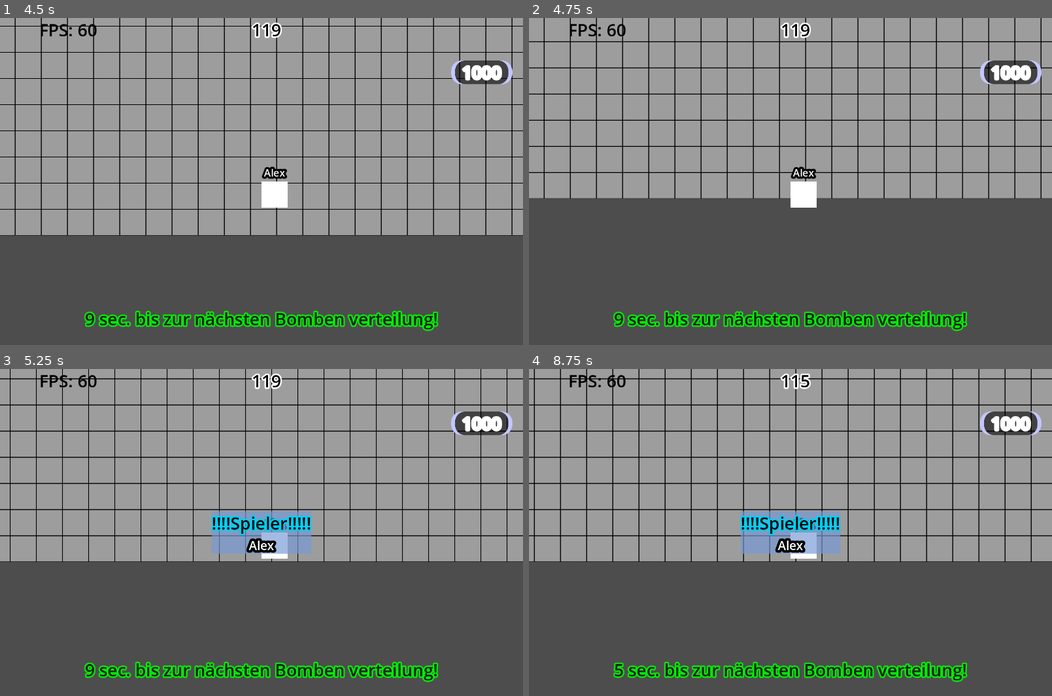
Above: before the commit, frames 1-4 (two rows, left to right).
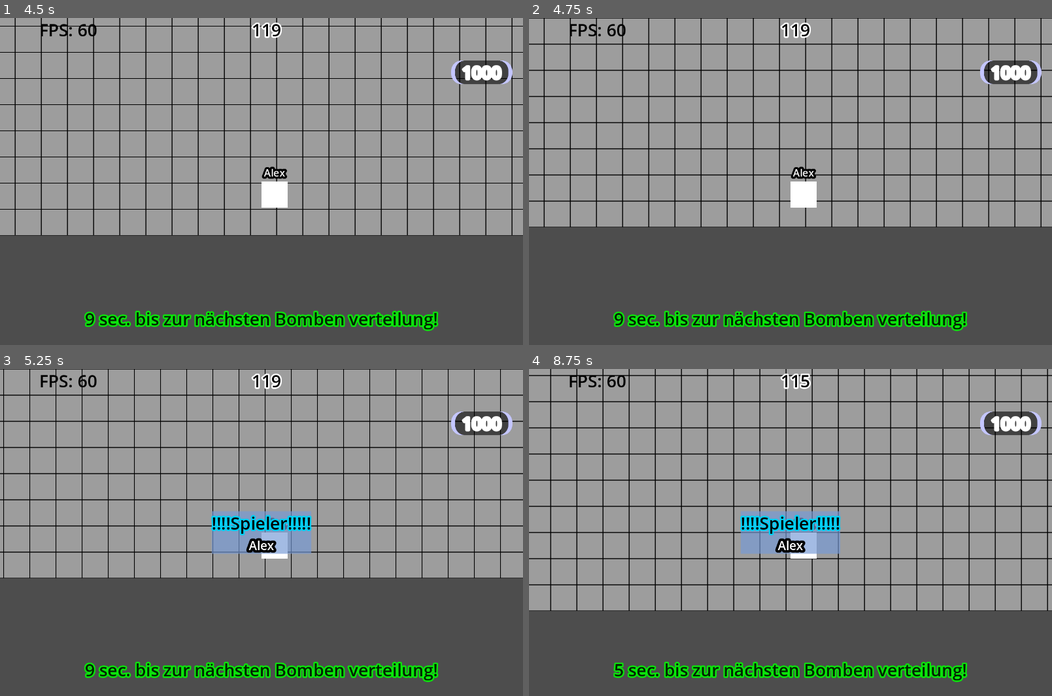
Above: after the commit, the same moments.

Repository: NIK-98/Paint_The_Ground
Game: Godot game, scene res://sceens/level.tscn
Two runs of this game, one before a commit and one after it. Both use one fixed random seed, a clock stepped at 60 frames per second and the inputs below. This scene is started directly instead of the project's main scene.
Inputs (mouse positions are in pixels of both pictures, inside the frame that each line leads up to):
- Up to frame 1 (4.5 s): click (261, 168) at 0.52 s; type "Alex" at 0.6 s; click "Start Game" at 1.25 s; click "Start Game" at 2 s; click "Bestätiegen" at 2.75 s; tap Enter at 3.5 s; move the mouse to (376, 165) at 3.52 s; hold D (right) 3.53-4.28 s; hold Tab (Info) 3.53-4.28 s; click (376, 165) at 3.67 s; tap Space at 4.25 s; move the mouse to (156, 197) at 4.27 s; hold S (down) from 4.28 s (still down); tap Tab (Info) at 4.35 s
- Up to frame 2 (4.75 s): keep holding S (down)
- Up to frame 3 (5.25 s): tap Enter at 5 s; move the mouse to (313, 460) at 5.02 s; release S (down) at 5.03 s; hold D (right) from 5.03 s (still down); hold Tab (Info) from 5.03 s (still down)
- Up to frame 4 (8.75 s): move the mouse to (764, 597) at 5.77 s; release D (right) at 5.78 s; release Tab (Info) at 5.78 s; hold W (up) 5.78-6.53 s; tap Tab (Info) at 5.85, 7.35 s; click (764, 597) at 5.92 s; move the mouse to (947, 581) at 6.52 s; hold Tab (Info) 6.53-7.28 s; hold A (left) 6.53-8.03 s; move the mouse to (633, 483) at 7.27 s; move the mouse to (816, 532) at 8.02 s; hold S (down) from 8.03 s (still down); hold Tab (Info) from 8.03 s (still down); click (816, 532) at 8.17 s

Frame 1 is identical in both runs. In frame 2, 13% of the frame differs, in the area x 0-100%, y 0-64%; in frame 3, 13%; in frame 4, 26%, in the area x 0-100%, y 0-74%.
Error in both runs: Attempt to call function 'get_node' in base 'null instance' on a null instance. (res://scripts/player.gd:32)

Commit message:
kleinere code optimierung fürs laufen

Diff:
--- a/scripts/PlayerInput.gd
+++ b/scripts/PlayerInput.gd
@@ -9,10 +9,26 @@
 
 func _physics_process(_delta):
 	if is_multiplayer_authority():
-		if OS.get_name() == "Android" or OS.get_name() == "iOS":
-			move = get_parent().get_parent().get_parent().get_parent().get_parent().get_node("CanvasLayer/joy").get_joystick_dir()
-		else:
-			move = Input.get_vector("left","right","up","down")
+		if get_parent().position.x < get_parent().get_node("Color").size.x:
+			Input.action_release("left")
+
+		if get_parent().position.x+get_parent().get_node("Color").size.x > Global.Spielfeld_Size.x-get_parent().get_node("Color").size.x:
+			Input.action_release("right")
+
+		if get_parent().position.y < get_parent().get_node("Color").size.y:
+			Input.action_release("up")
+
+		if get_parent().position.y+get_parent().get_node("Color").size.y > Global.Spielfeld_Size.y-get_parent().get_node("Color").size.y:
+			Input.action_release("down")
+		moving()
+
+
 		aktueller_spieler = true
 	else:
 		aktueller_spieler = false
+
+func moving():
+	if OS.get_name() == "Android" or OS.get_name() == "iOS":
+		move = get_parent().get_parent().get_parent().get_parent().get_parent().get_node("CanvasLayer/joy").get_joystick_dir()
+	else:
+		move = Input.get_vector("left","right","up","down")
--- a/scripts/player.gd
+++ b/scripts/player.gd
@@ -54,24 +54,13 @@
 			get_parent().get_parent().get_node("Timer").start()
 			get_parent().get_parent().get_node("Timerbomb").start()
 		if get_parent().get_parent().get_node("CanvasLayer/Time").visible and not get_parent().get_parent().Time_out:
-			if position.x < 0:
-				velocity.x += 10
-			elif position.x+$Color.size.x > Global.Spielfeld_Size.x:
-				velocity.x -= 10
-			elif position.y < 0:
-				velocity.y += 10
-			elif position.y+$Color.size.y > Global.Spielfeld_Size.y:
-				velocity.y -= 10
-			else:
-				velocity = input.move*SPEED
-
+			velocity = input.move*SPEED
 			move_and_collide(velocity)
 			if (velocity.x != 0 or velocity.y != 0):
 				paint.rpc()
 			score_counter()
 		if get_parent().get_parent().Time_out:
 			ende()
-
 
 
 @rpc("any_peer","call_local")
@@ -103,13 +92,6 @@
 
 @rpc("any_peer","call_local")
 func paint():
-	var radius = Vector2i($Color.size.x,$Color.size.y)
-	var tile_position_top_left = map.local_to_map(Vector2(position.x,position.y))
-	var tile_position_down_right = map.local_to_map(Vector2(position.x+radius.x,position.y+radius.y))
-	if tile_position_down_right not in map.get_used_cells(0):
-		return
-	if tile_position_top_left not in map.get_used_cells(0):
-		return
 	var tile_position = map.local_to_map(position)
 	for x in range(2):
 		for y in range(2):
